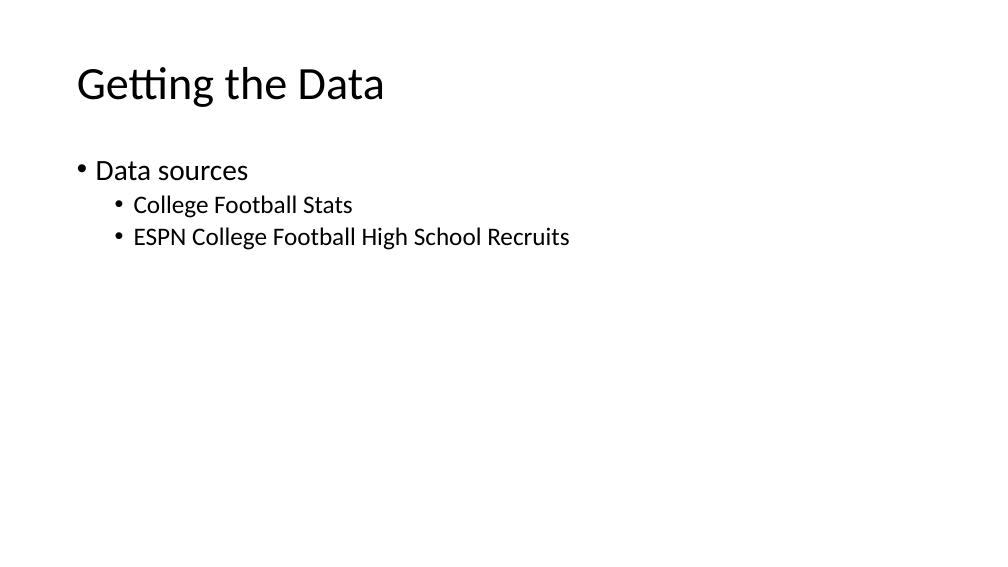
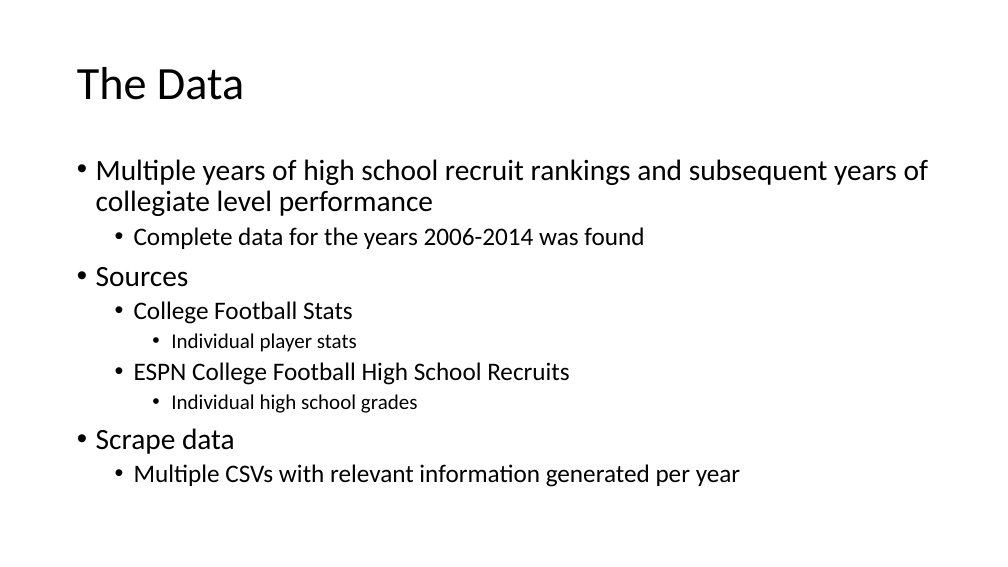
Before and after one commit to dgsorensen/GroupProject, a slide deck: slide 3 of Documentation/Group Presentation.pptx. Drawn at 1008x567 pixels with LibreOffice and Linux fonts; fonts in the diff are those of the drawing. Boxes give left, top, right and bottom in pixels: in the first picture for what was removed or moved away, otherwise in the second. Text is boxed around its words. In the diff, an @@ line names an element or a change of style, - is before the commit and + after.

```diff
--- a/Documentation/Group Presentation.pptx
+++ b/Documentation/Group Presentation.pptx
@@ title at (x1=77, y1=67, x2=244, y2=100): text changed @@
-Getting the Data
+The Data
@@ text at (x1=96, y1=159, x2=928, y2=287): text changed @@
-• Data sources
+• Multiple years of high school recruit rankings and subsequent years of collegiate level performance
+  • Complete data for the years 2006-2014 was found
+• Sources
@@ text at (x1=171, y1=333, x2=357, y2=352): paragraph added @@
+    • Individual player stats
@@ text at (x1=96, y1=394, x2=740, y2=487): paragraphs added @@
+    • Individual high school grades
+• Scrape data
+  • Multiple CSVs with relevant information generated per year
```
Also in this commit, not shown: 2 other slides changed.
